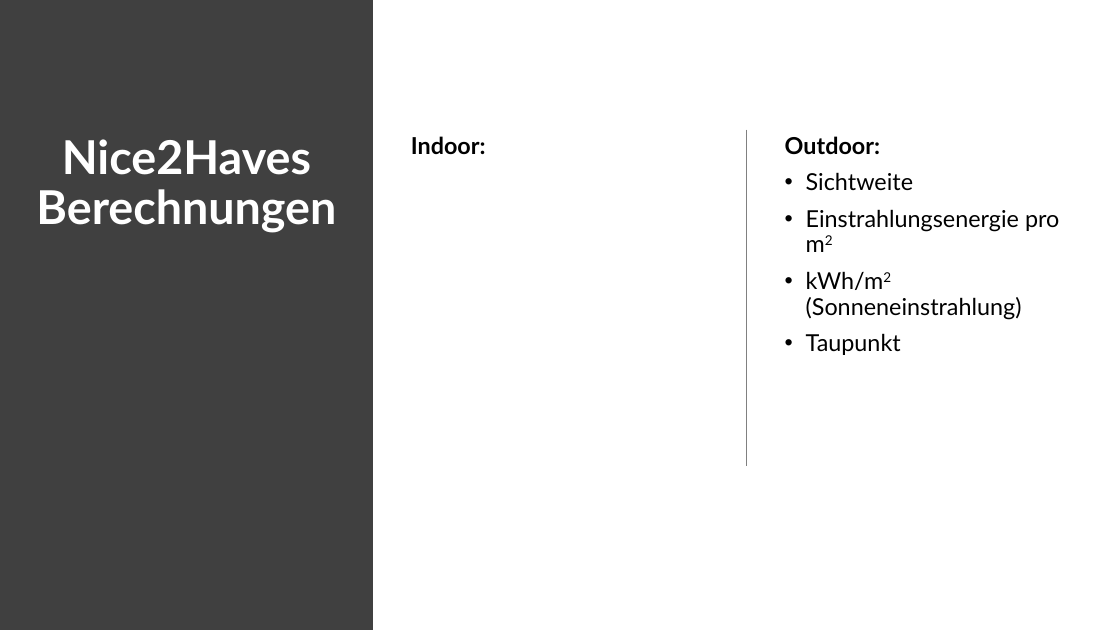
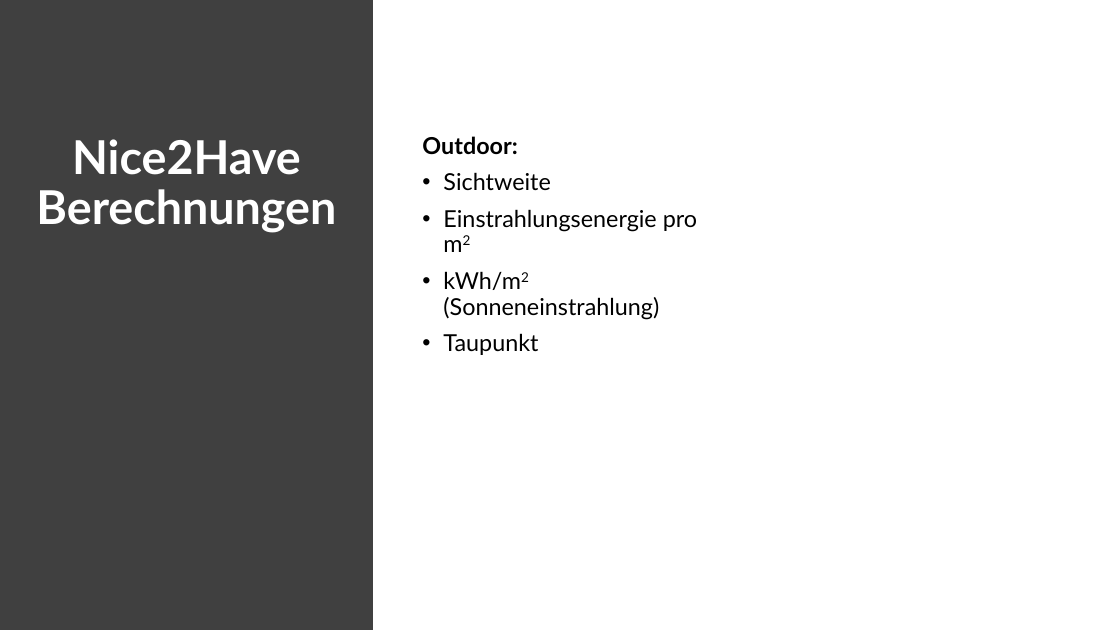
Before and after one commit to EatingJan1/Wetterstation-Bulme-Werkstaetten-Projekt-2024-2025, a slide deck: slide 5 of Vorstellung.pptx (slide 6 before the commit). Drawn at 1120x630 pixels with LibreOffice and Linux fonts; fonts in the diff are those of the drawing. Boxes give left, top, right and bottom in pixels: in the first picture for what was removed or moved away, otherwise in the second. Text is boxed around its words. In the diff, an @@ line names an element or a change of style, - is before the commit and + after.

```diff
--- a/Vorstellung.pptx
+++ b/Vorstellung.pptx
@@ title at (36,139,336,233): text changed @@
-Nice2Haves
-Berechnungen
+Nice2Have
+Berechnungen
@@ text removed at (411,136,486,154) @@
-Indoor:
@@ text "Outdoor:": place and size @@
-text "Outdoor:" at (785,136,1059,355)
+text "Outdoor:" at (422,136,697,355)
@@ line removed from (747, 129) to (747, 465) @@
```
Also in this commit, not shown: 4 other slides changed.
